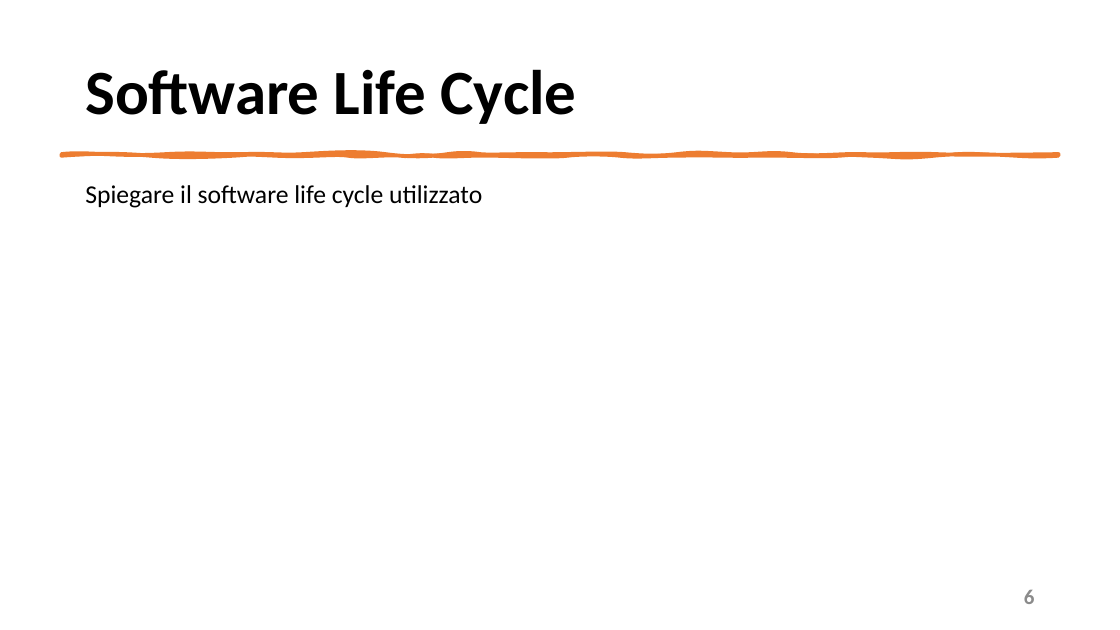
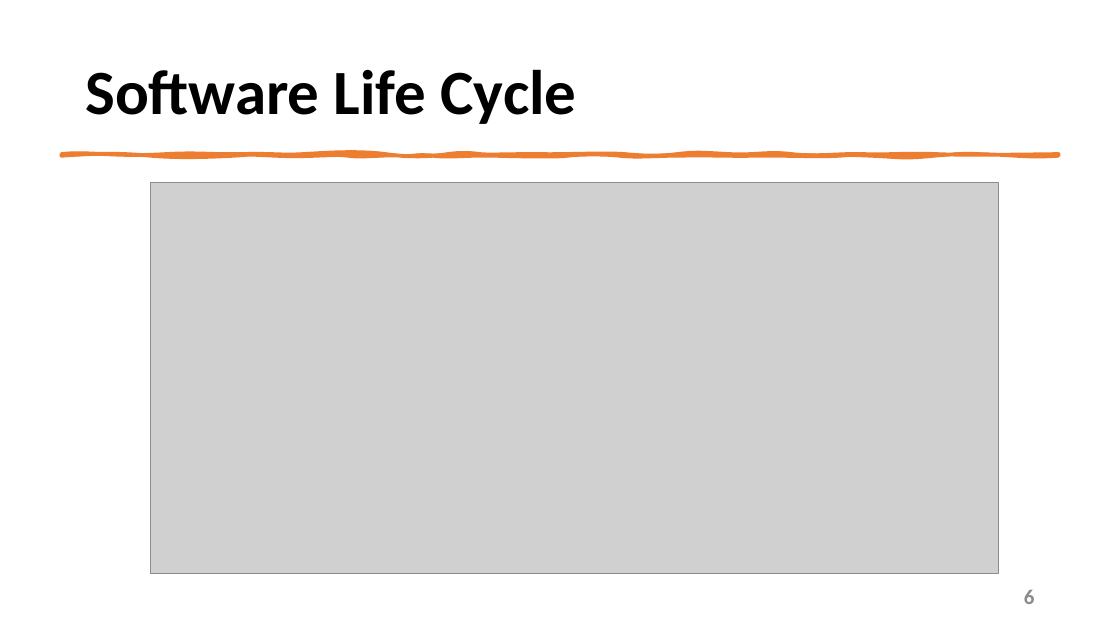
Before and after one commit to mangilimatteo/Progetto_Ingegneria_Software_Cattaneo_Mangili_Saini, a slide deck: slide 6 of Presentazione_Progetto.pptx. Drawn at 1120x630 pixels with LibreOffice and Linux fonts; fonts in the diff are those of the drawing; grey boxes stand for pictures. Boxes give left, top, right and bottom in pixels: in the first picture for what was removed or moved away, otherwise in the second. Text is boxed around its words. In the diff, an @@ line names an element or a change of style, - is before the commit and + after.

```diff
--- a/Presentazione_Progetto.pptx
+++ b/Presentazione_Progetto.pptx
@@ text removed at [85, 185, 482, 208] @@
-Spiegare il software life cycle utilizzato
@@ picture added at [150, 182, 999, 574] @@
```
Also in this commit, not shown: 6 other slides changed, 2 slides added, 1 slide removed.
